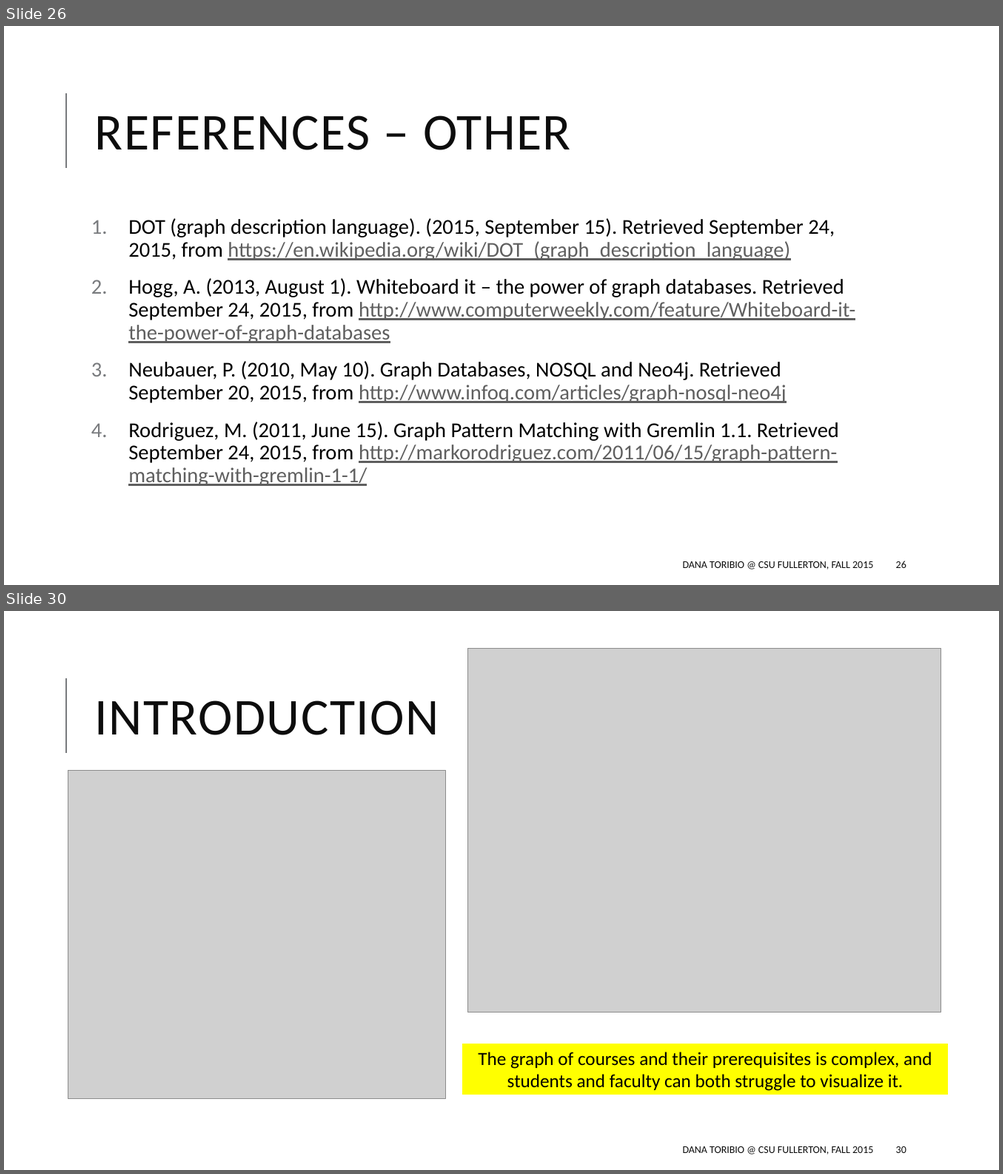
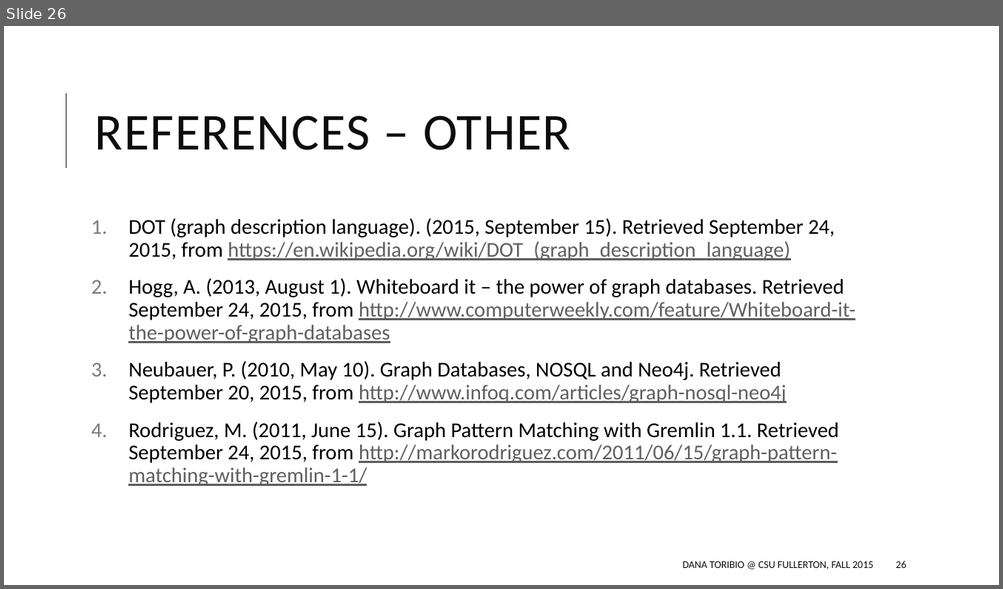
Before and after one commit to danaoira/Curriculum-Graph-Visualizer, a slide deck: proposal/Proposal Presentation.pptx. Shown one above the other, each under a label of ours: slides 26 and 30 before the commit, slide 26 after it; the slides between them are not shown. The pictures are 1003x1174 and 1003x589 pixels, drawn with LibreOffice and Linux fonts; fonts in the diff are those of the drawing; grey boxes stand for pictures. Boxes give left, top, right and bottom in pixels: in the first picture for what was removed or moved away, otherwise in the second. Text is boxed around its words. In the diff, an @@ line names an element or a change of style, - is before the commit and + after.

```diff
--- a/proposal/Proposal Presentation.pptx
+++ b/proposal/Proposal Presentation.pptx
@@ slide 30 removed at box(4, 611, 999, 1170), background #FFFFFF; not listed: 1 template element that a slide beside it also shows @@
@@ picture removed at box(468, 648, 940, 1012) @@
@@ title removed at box(95, 701, 438, 735) @@
-INTRODUCTION
@@ picture removed at box(68, 771, 446, 1099) @@
@@ rectangle removed at box(462, 1043, 949, 1096) @@
-The graph of courses and their prerequisites is complex, and students and faculty can both struggle to visualize it.
@@ text removed at box(683, 1147, 873, 1155) @@
-DANA TORIBIO @ CSU FULLERTON, FALL 2015
@@ page number removed at box(896, 1147, 906, 1153) @@
-30
```
Also in this commit, not shown: 1 slide changed, 14 other slides removed.
